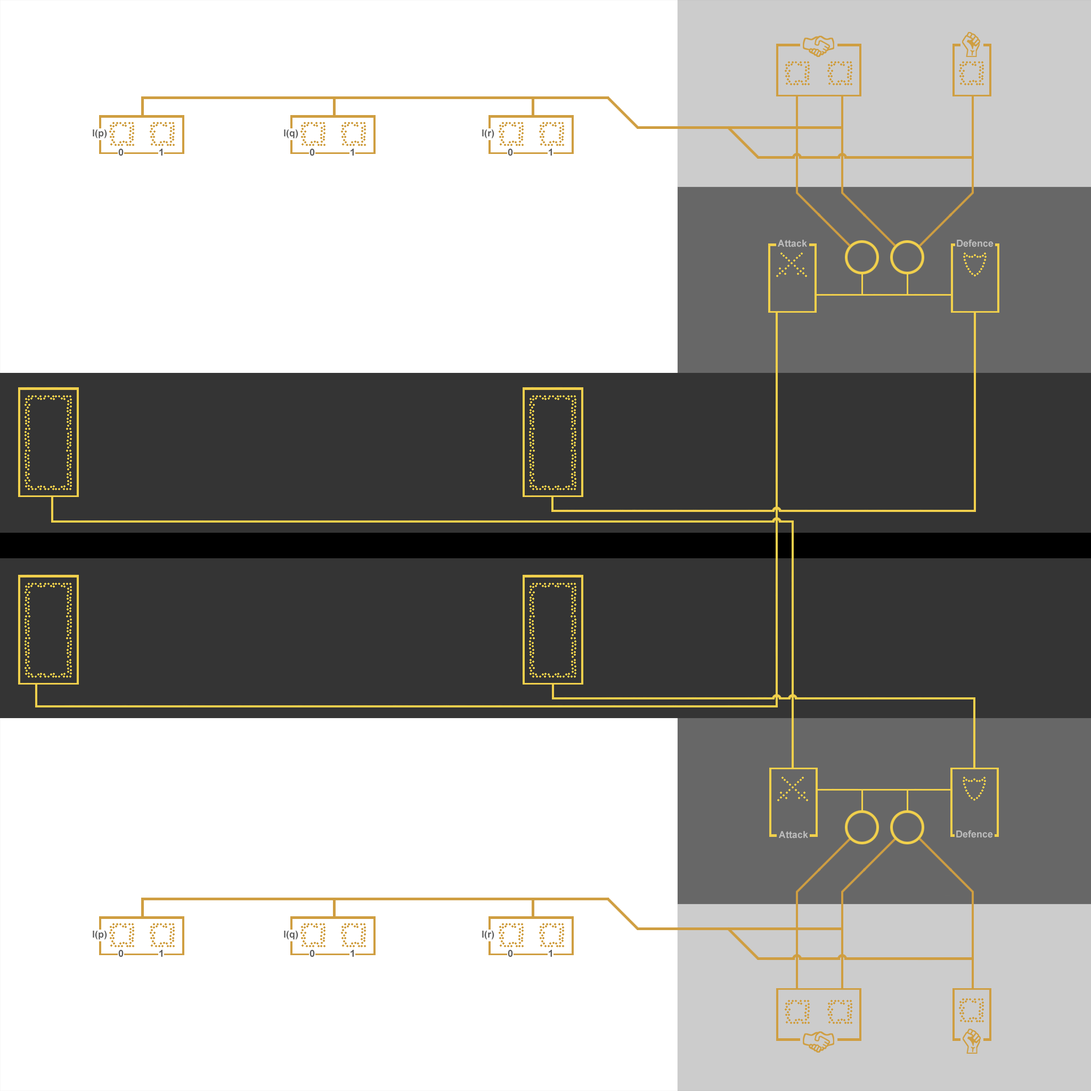
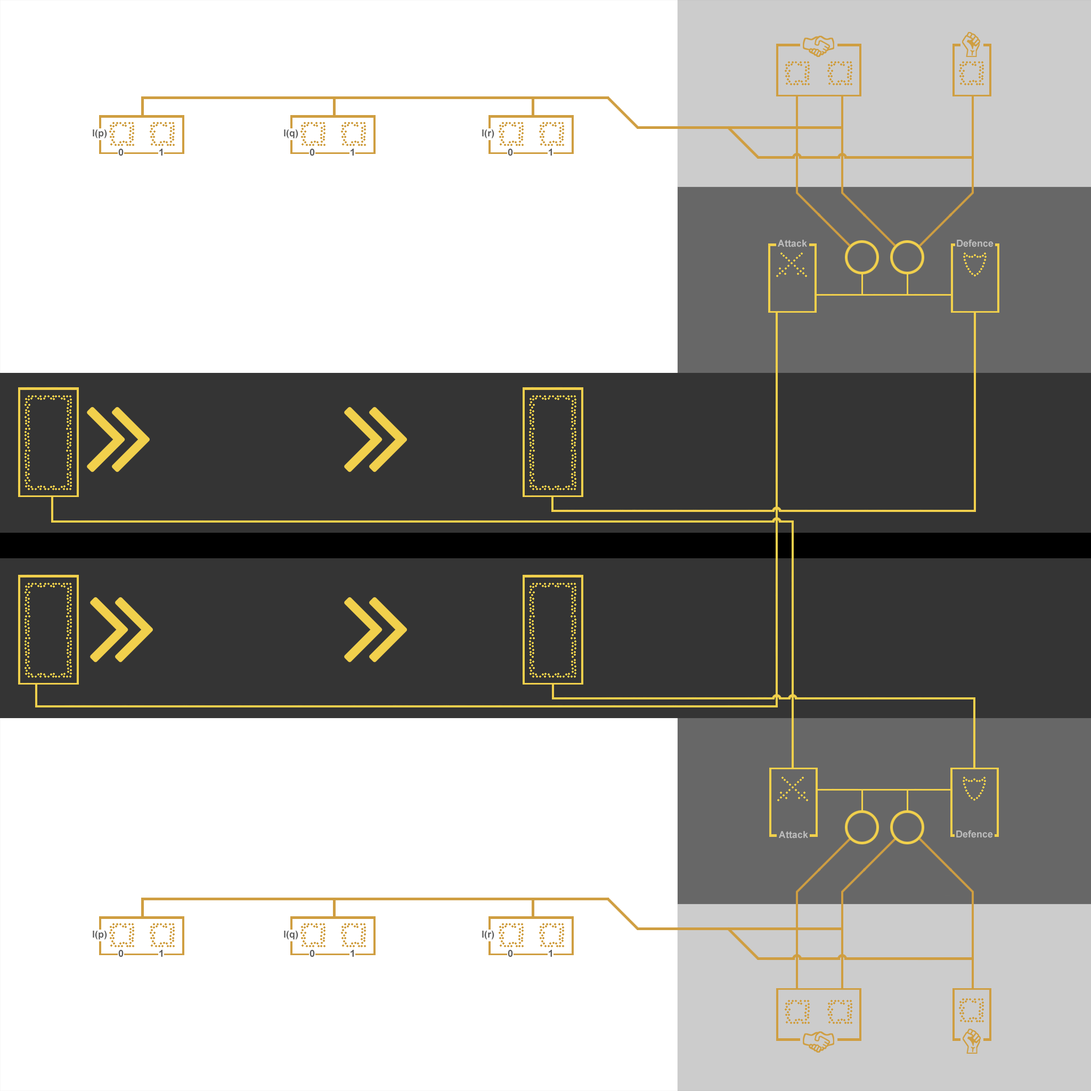
Before/after of a w=1091, h=1091 layered artwork. What changed in the layer stack:
added layer "Chevrons" in group "Defence" over (86, 407, 408, 663)
